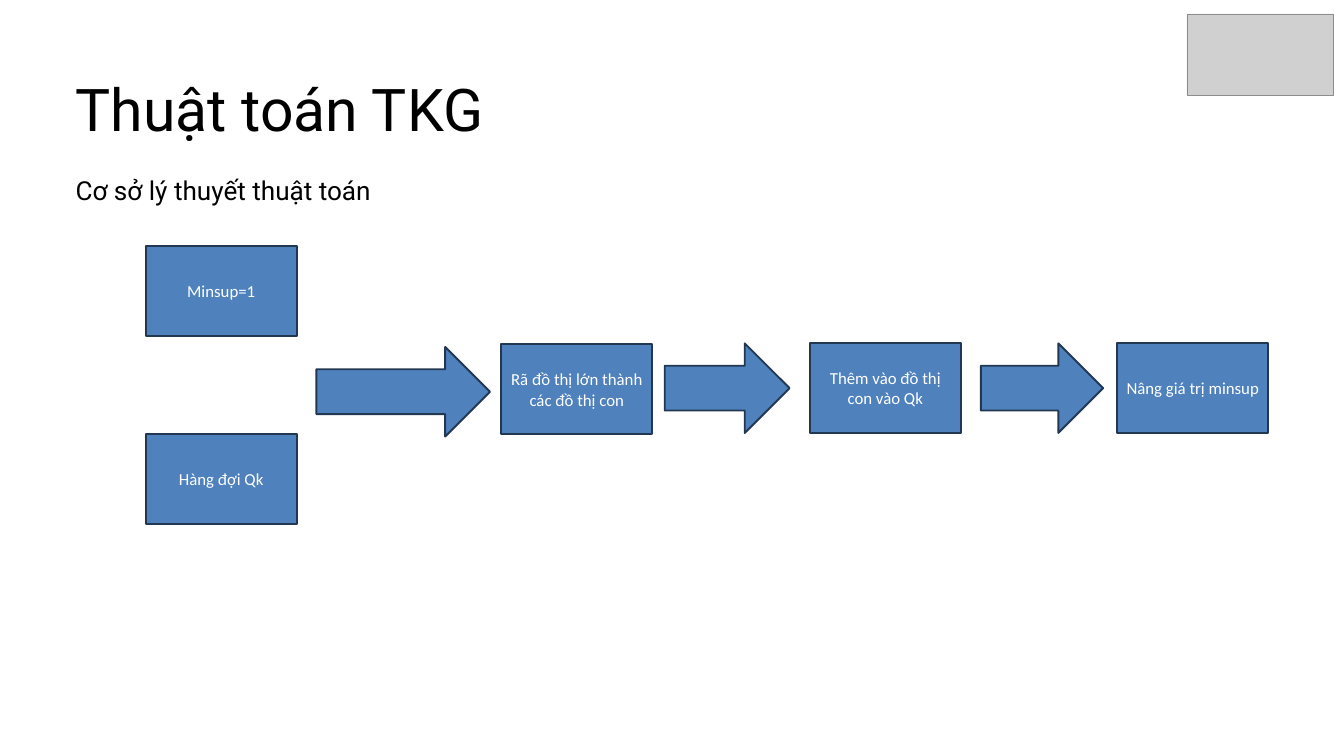
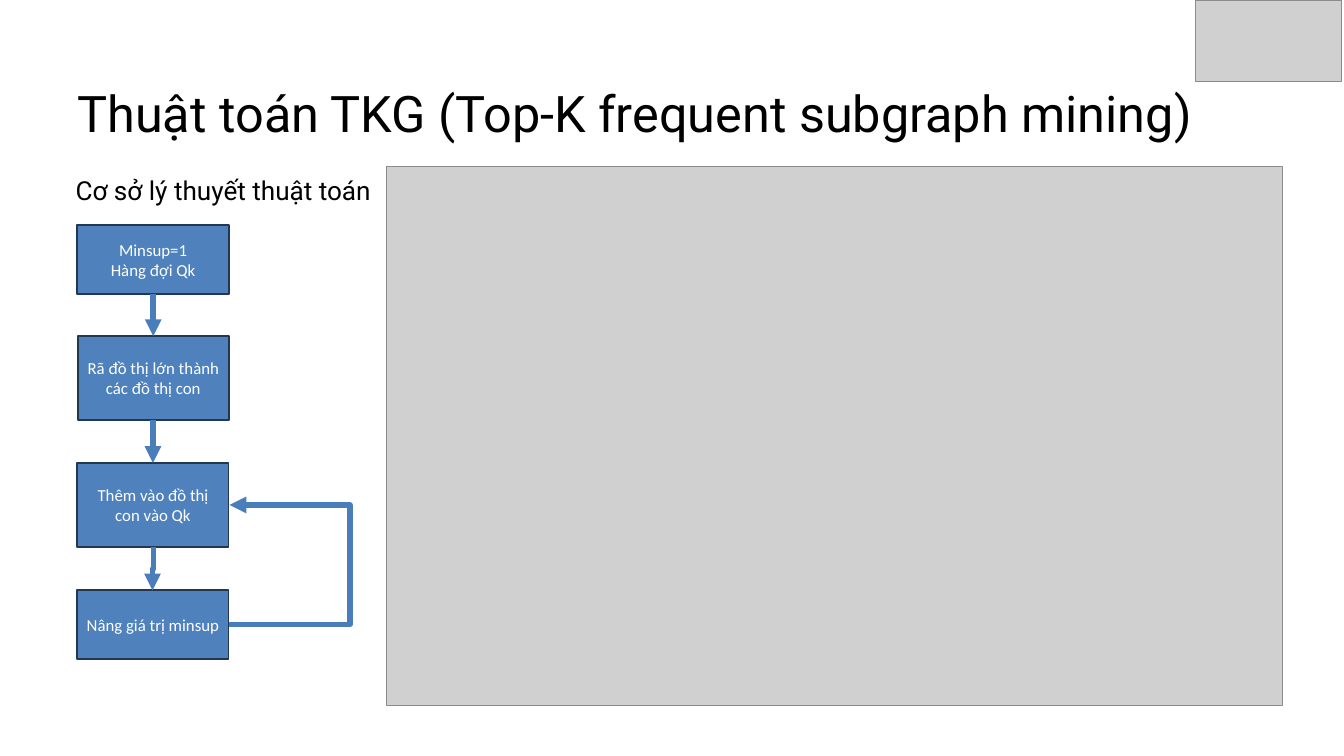
Before and after one commit to OhJiKang/Final-Project-Technology, a slide deck: slide 11 of Docs/PPT.pptx. Drawn at 1344x756 pixels with LibreOffice and Linux fonts; fonts in the diff are those of the drawing; grey boxes stand for pictures. Boxes give left, top, right and bottom in pixels: in the first picture for what was removed or moved away, otherwise in the second. Text is boxed around its words. In the diff, an @@ line names an element or a change of style, - is before the commit and + after.

```diff
--- a/Docs/PPT.pptx
+++ b/Docs/PPT.pptx
@@ picture: place and size @@
-picture at bbox=[1187, 14, 1333, 95]
+picture at bbox=[1195, 0, 1342, 81]
@@ text at bbox=[77, 92, 1191, 144]: text changed; size 63.1 to 54 pt @@
-Thuật toán TKG
+Thuật toán TKG (Top-K frequent subgraph mining)
@@ picture added at bbox=[386, 167, 1282, 705] @@
@@ rectangle "Minsup=1": place and size @@
-rectangle "Minsup=1" at bbox=[146, 246, 297, 335]
+rectangle "Minsup=1" at bbox=[77, 225, 228, 294]
@@ text in rectangle at bbox=[111, 264, 195, 279]: paragraph added @@
+Hàng đợi Qk
@@ elbow arrow added from (153, 294) to (153, 336), #4B7EBC 6 pt @@
@@ rectangle "Rã đồ thị lớn thành ...": place and size @@
-rectangle "Rã đồ thị lớn thành ..." at bbox=[501, 344, 653, 433]
+rectangle "Rã đồ thị lớn thành ..." at bbox=[78, 336, 229, 420]
@@ right arrow removed at bbox=[317, 347, 490, 436] @@
@@ right arrow removed at bbox=[665, 343, 790, 433] @@
@@ right arrow removed at bbox=[981, 343, 1103, 433] @@
@@ rectangle removed at bbox=[146, 434, 297, 523] @@
-Hàng đợi Qk
@@ elbow arrow added from (153, 420) to (153, 463), #4B7EBC 6 pt @@
@@ rectangle "Thêm vào đồ thị con ...": place and size @@
-rectangle "Thêm vào đồ thị con ..." at bbox=[810, 343, 961, 433]
+rectangle "Thêm vào đồ thị con ..." at bbox=[77, 463, 228, 547]
@@ elbow arrow added from (228, 624) to (230, 505), #4B7EBC 6 pt @@
@@ elbow arrow added from (153, 547) to (153, 591), #4B7EBC 6 pt @@
@@ rectangle "Nâng giá trị minsup": place and size @@
-rectangle "Nâng giá trị minsup" at bbox=[1117, 343, 1268, 433]
+rectangle "Nâng giá trị minsup" at bbox=[77, 590, 228, 659]
```
Also in this commit, not shown: 9 other slides changed, 2 other files.
